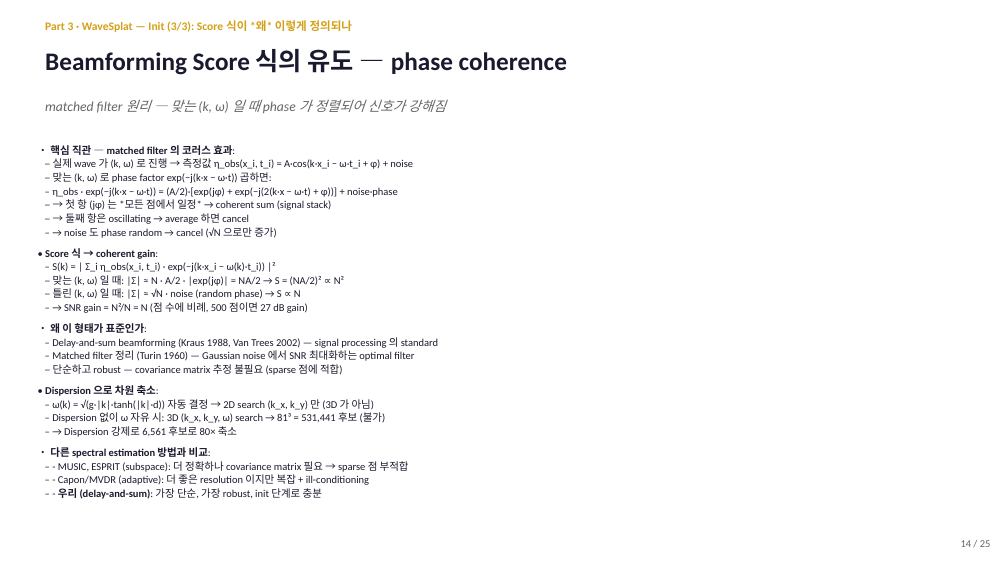
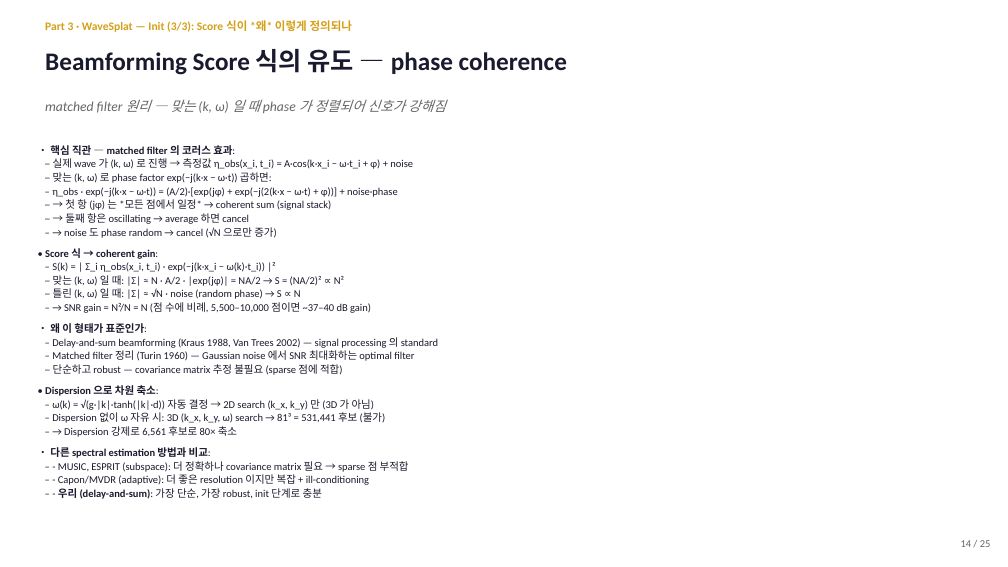
Before and after one commit to SAEYONGPARK94/wavesplat, a slide deck: slide 14 of wavesplat/docs/labmeeting_2026_05_13.pptx. Drawn at 1008x567 pixels with LibreOffice and Linux fonts; fonts in the diff are those of the drawing. Boxes give left, top, right and bottom in pixels: in the first picture for what was removed or moved away, otherwise in the second. Text is boxed around its words. In the diff, an @@ line names an element or a change of style, - is before the commit and + after.

```diff
--- a/wavesplat/docs/labmeeting_2026_05_13.pptx
+++ b/wavesplat/docs/labmeeting_2026_05_13.pptx
@@ text at bbox=[64, 302, 371, 313]: text changed @@
-– → SNR gain = N²/N = N (점 수에 비례, 500 점이면 27 dB gain)
+– → SNR gain = N²/N = N (점 수에 비례, 5,500–10,000 점이면 ~37–40 dB gain)
```
Also in this commit, not shown: 4 other slides changed, 2 other files.
